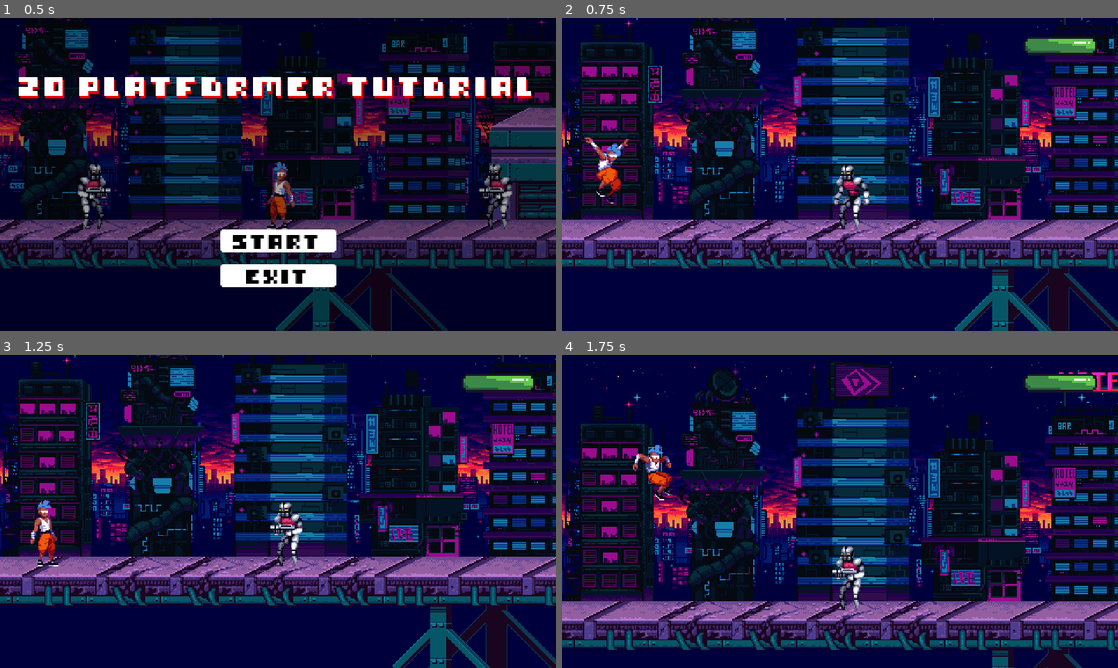
Above: before the commit, frames 1-4 (two rows, left to right).
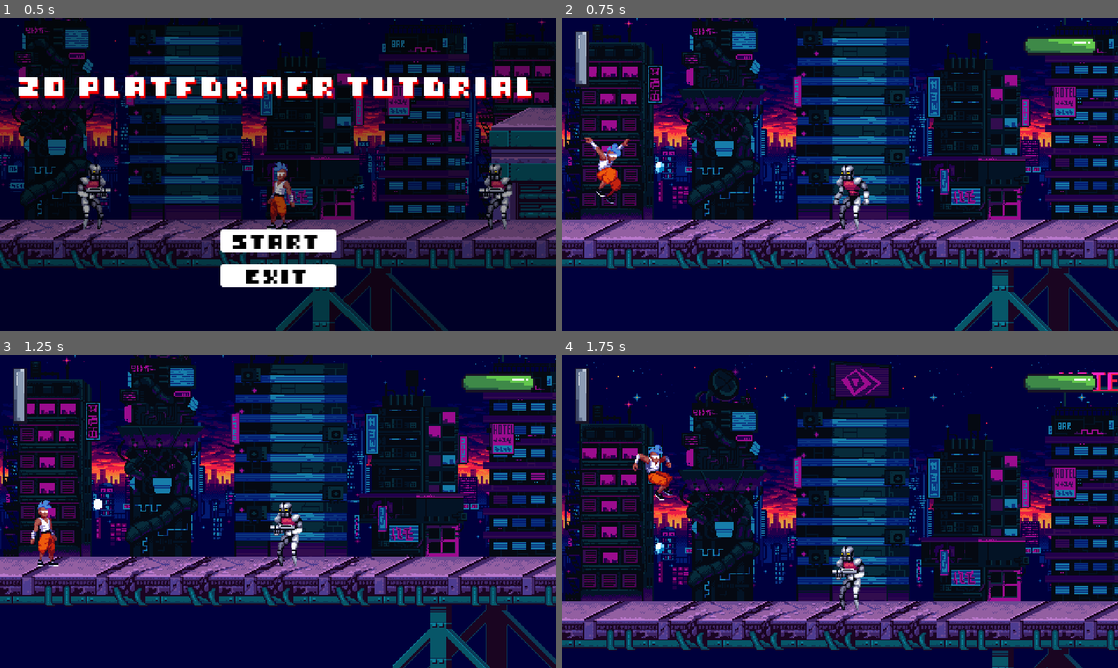
Above: after the commit, the same moments.

Repository: kahanscious/youtube-2d-platformer-series
Game: Godot game, scene res://scenes/ui/main_menu/main_menu.tscn
Same seed, same stepped clock (60 frames per second), same inputs: the game is played once before the commit and once after it. Sound files missing from this copy of the repository are replaced by a short silence.
Inputs (mouse positions are in pixels of both pictures, inside the frame that each line leads up to):
- Up to frame 1 (0.5 s): no input
- Up to frame 2 (0.75 s): click "START" at 0.5 s
- Up to frame 3 (1.25 s): no input
- Up to frame 4 (1.75 s): tap Enter at 1.25 s; move the mouse to (962, 495) at 1.27 s; hold D (right) from 1.28 s (still down); hold Space (jump) from 1.28 s (still down); click (962, 495) at 1.42 s

Frame 1 is identical in both runs. In frame 2, 0.4% of the frame differs, in the area x 2-19%, y 4-50%; in frame 3, 0.4%; in frame 4, 0.4%.

Commit message:
video 17

Diff:
--- /dev/null
+++ b/_globals/xp_manager.gd
@@ -0,0 +1,71 @@
+extends Node
+
+signal level_up(new_level: int)
+signal ability_unlocked(ability_name: Ability)
+
+enum Ability {
+	DOUBLE_JUMP,
+}
+
+const BASE_XP_FOR_LEVEL: int = 100
+const XP_MULTIPLIER: float = 1.5
+
+const ABILITY_LEVEL_REQUIREMENTS := {
+	Ability.DOUBLE_JUMP: 3,
+}
+
+var current_xp: int = 0
+var current_level: int = 1
+var total_xp: int = 0
+
+var unlocked_abilities: Dictionary = {
+	Ability.DOUBLE_JUMP: false,
+}
+
+
+func get_xp_for_level(level: int) -> int:
+	return int(BASE_XP_FOR_LEVEL * pow(XP_MULTIPLIER, level - 1))
+
+
+func get_xp_for_next_level() -> int:
+	return get_xp_for_level(current_level)
+
+
+func initialize(player: Player) -> void:
+	current_xp = 0
+	current_level = 1
+
+	for ability in Ability.values():
+		unlocked_abilities[ability] = false
+
+	player.xp_bar.max_value = get_xp_for_next_level()
+	player.xp_bar.value = 0
+
+
+func add_xp(amount: int, player: Player) -> void:
+	current_xp += amount
+
+	while current_xp >= get_xp_for_next_level():
+		current_xp -= get_xp_for_next_level()
+		current_level += 1
+		level_up.emit(current_level)
+		check_ability_unlocks(player)
+		player.xp_bar.max_value = get_xp_for_next_level()
+
+	player.xp_bar.value = current_xp
+
+
+func check_ability_unlocks(player: Player) -> void:
+	for ability in Ability.values():
+		if current_level >= ABILITY_LEVEL_REQUIREMENTS[ability] and not unlocked_abilities[ability]:
+			unlocked_abilities[ability] = true
+			apply_ability_to_player(player, ability)
+			ability_unlocked.emit(ability)
+
+
+func apply_ability_to_player(player: Player, ability: Ability) -> void:
+	match ability:
+		Ability.DOUBLE_JUMP:
+			player.has_double_jump = true
+			player.player_camera.configure_shake(Utils.ShakeType.BIG)
+			player.player_camera.add_trauma(0.4)
--- a/project.godot
+++ b/project.godot
@@ -23,6 +23,7 @@
 PauseMenu="*res://scenes/ui/pause_menu/pause_menu.tscn"
 SceneTransition="*res://scenes/levels/scene_transition.tscn"
 DeathMenu="*res://scenes/ui/death_menu/death_menu.tscn"
+XPManager="*res://_globals/xp_manager.gd"
 
 [display]
 
--- /dev/null
+++ b/scenes/collectibles/coin/coin.gd
@@ -0,0 +1,16 @@
+class_name Coin extends Collectible
+
+@onready var animation_player: AnimationPlayer = $AnimationPlayer
+@onready var audio: AudioStreamPlayer = $AudioStreamPlayer
+
+@export var xp_value: int = 10
+
+
+func collect(player: Player) -> void:
+	XPManager.add_xp(xp_value, player)
+	super.collect(player)
+	audio.play()
+
+	await audio.finished
+
+	queue_free()
--- /dev/null
+++ b/scenes/collectibles/coin/coin.tscn
@@ -0,0 +1,71 @@
+[gd_scene load_steps=8 format=3 uid="uid://ctjcvefaare83"]
+
+[ext_resource type="Texture2D" uid="uid://dsaltpxabpvf0" path="res://assets/collectibles/items.png" id="1_3d7vc"]
+[ext_resource type="Script" path="res://scenes/collectibles/coin/coin.gd" id="1_o6jao"]
+[ext_resource type="AudioStream" uid="uid://cdfaybbwe6pnj" path="res://assets/sfx/coin-collected.wav" id="3_g04mw"]
+
+[sub_resource type="RectangleShape2D" id="RectangleShape2D_q87ya"]
+size = Vector2(7, 9)
+
+[sub_resource type="Animation" id="Animation_7pc6g"]
+length = 0.001
+tracks/0/type = "value"
+tracks/0/imported = false
+tracks/0/enabled = true
+tracks/0/path = NodePath("Sprite2D:frame")
+tracks/0/interp = 1
+tracks/0/loop_wrap = true
+tracks/0/keys = {
+"times": PackedFloat32Array(0),
+"transitions": PackedFloat32Array(1),
+"update": 1,
+"values": [4]
+}
+
+[sub_resource type="Animation" id="Animation_0q5pj"]
+resource_name = "default"
+length = 0.6
+loop_mode = 1
+step = 0.15
+tracks/0/type = "value"
+tracks/0/imported = false
+tracks/0/enabled = true
+tracks/0/path = NodePath("Sprite2D:frame")
+tracks/0/interp = 1
+tracks/0/loop_wrap = true
+tracks/0/keys = {
+"times": PackedFloat32Array(0, 0.15, 0.3, 0.45),
+"transitions": PackedFloat32Array(1, 1, 1, 1),
+"update": 0,
+"values": [4, 5, 6, 7]
+}
+
+[sub_resource type="AnimationLibrary" id="AnimationLibrary_jbwqo"]
+_data = {
+"RESET": SubResource("Animation_7pc6g"),
+"default": SubResource("Animation_0q5pj")
+}
+
+[node name="Coin" type="Area2D"]
+script = ExtResource("1_o6jao")
+
+[node name="Sprite2D" type="Sprite2D" parent="."]
+position = Vector2(0, -5)
+scale = Vector2(1.32, 1.32)
+texture = ExtResource("1_3d7vc")
+hframes = 4
+vframes = 4
+frame = 4
+
+[node name="CollisionShape2D" type="CollisionShape2D" parent="."]
+position = Vector2(-0.5, -4.5)
+shape = SubResource("RectangleShape2D_q87ya")
+
+[node name="AnimationPlayer" type="AnimationPlayer" parent="."]
+libraries = {
+"": SubResource("AnimationLibrary_jbwqo")
+}
+autoplay = "default"
+
+[node name="AudioStreamPlayer" type="AudioStreamPlayer" parent="."]
+stream = ExtResource("3_g04mw")
--- /dev/null
+++ b/scenes/collectibles/collectible.gd
@@ -0,0 +1,22 @@
+class_name Collectible extends Area2D
+
+signal collected
+
+@onready var sprite: Sprite2D = $Sprite2D
+@onready var collision_shape: CollisionShape2D = $CollisionShape2D
+
+
+func _ready() -> void:
+	body_entered.connect(_on_body_entered)
+
+
+func _on_body_entered(body: Node2D) -> void:
+	if body is Player:
+		collect(body)
+
+
+func collect(_player: Player) -> void:
+	# we are going to set this further on each collectible we have
+	collected.emit()
+	collision_shape.set_deferred("disabled", true)
+	sprite.visible = false
--- /dev/null
+++ b/scenes/collectibles/collectible.tscn
@@ -0,0 +1,7 @@
+[gd_scene format=3 uid="uid://bhkbowja5b5q7"]
+
+[node name="Collectible" type="Area2D"]
+
+[node name="Sprite2D" type="Sprite2D" parent="."]
+
+[node name="CollisionShape2D" type="CollisionShape2D" parent="."]
--- a/scenes/enemies/enemy_bullet.gd
+++ b/scenes/enemies/enemy_bullet.gd
@@ -5,7 +5,7 @@
 	bullet_speed = 300.0
 
 
-func _physics_process(delta: float) -> void:
+func _physics_process(_delta: float) -> void:
 	var distance = abs(global_position.x - PlayerManager.player.global_position.x)
 	if distance > 500:
 		_destroy()
--- a/scenes/enemies/robocop/robocop.gd
+++ b/scenes/enemies/robocop/robocop.gd
@@ -8,6 +8,8 @@
 @onready var damaged_audio: AudioStreamPlayer = $Audio/DamagedAudio
 @onready var death_audio: AudioStreamPlayer = $Audio/DeathAudio
 @onready var death_state: EnemyDeathState = $EnemyStateMachine/DeathState
+
+@export var xp_reward: float = 60.0
 
 @export_category("Physics")
 @export var speed: float = 50.0
@@ -25,7 +27,7 @@
 	direction = -1.0
 
 
-func _process(delta: float) -> void:
+func _process(_delta: float) -> void:
 	set_direction()
 
 
--- a/scenes/enemies/robocop/robocop.tscn
+++ b/scenes/enemies/robocop/robocop.tscn
@@ -8,7 +8,7 @@
 [ext_resource type="PackedScene" uid="uid://dcdp0x7c1re2j" path="res://scenes/components/detection/detection_component.tscn" id="5_rsikd"]
 [ext_resource type="Script" path="res://scenes/enemies/state/enemy_state_machine.gd" id="6_7gmi4"]
 [ext_resource type="Script" path="res://scenes/enemies/state/idle_state.gd" id="7_huf1b"]
-[ext_resource type="Script" path="res://scenes/enemies/death_state.gd" id="8_b1wec"]
+[ext_resource type="Script" path="res://scenes/enemies/state/death_state.gd" id="8_b1wec"]
 [ext_resource type="Script" path="res://scenes/enemies/state/run_state.gd" id="8_t1bp6"]
 [ext_resource type="AudioStream" uid="uid://07rv5emgneau" path="res://assets/sfx/cop-damaged.wav" id="9_vbj86"]
 [ext_resource type="Texture2D" uid="uid://csabwm2byj1sj" path="res://assets/fx/enemy-explosion.png" id="11_sdyed"]
--- a/scenes/enemies/death_state.gd
+++ b/scenes/enemies/state/death_state.gd
@@ -7,5 +7,9 @@
 	enemy.death_audio.play()
 	enemy.animation_player.play("death")
 
+	var xp_reward = enemy.get("xp_reward")
+	if xp_reward:
+		XPManager.add_xp(xp_reward, PlayerManager.player)
+
 	await enemy.animation_player.animation_finished
 	enemy.queue_free()
--- a/scenes/enemies/turret/turret.gd
+++ b/scenes/enemies/turret/turret.gd
@@ -14,7 +14,7 @@
 	direction = 1.0
 
 
-func _process(delta: float) -> void:
+func _process(_delta: float) -> void:
 	set_direction()
 
 
--- a/scenes/levels/levels/test_scene.tscn
+++ b/scenes/levels/levels/test_scene.tscn
@@ -9,6 +9,7 @@
 [ext_resource type="PackedScene" uid="uid://214jyboj247s" path="res://scenes/levels/death_boundary.tscn" id="8_h3g4j"]
 [ext_resource type="PackedScene" uid="uid://c4wgn32h7cceu" path="res://scenes/enemies/robocop/robocop.tscn" id="8_mraoh"]
 [ext_resource type="PackedScene" uid="uid://c1rgbgr7vb8xc" path="res://scenes/enemies/turret/turret.tscn" id="9_uombq"]
+[ext_resource type="PackedScene" uid="uid://ctjcvefaare83" path="res://scenes/collectibles/coin/coin.tscn" id="10_p2cc7"]
 
 [sub_resource type="WorldBoundaryShape2D" id="WorldBoundaryShape2D_1ptqv"]
 normal = Vector2(1, 0)
@@ -69,3 +70,6 @@
 
 [node name="Turret" parent="." instance=ExtResource("9_uombq")]
 position = Vector2(548, 228)
+
+[node name="Coin" parent="." instance=ExtResource("10_p2cc7")]
+position = Vector2(82, 183)
--- a/scenes/player/player.gd
+++ b/scenes/player/player.gd
@@ -14,6 +14,7 @@
 @onready var player_camera: PlayerCamera = $PlayerCamera
 @onready var health_bar: TextureProgressBar = $HealthCanvasLayer/HealthBar
 @onready var bullets: Node = $Bullets
+@onready var xp_bar: TextureProgressBar = $XPCanvasLayer/XPBar
 
 @export_category("Physics")
 @export var gravity: float = 980.0
@@ -24,6 +25,10 @@
 
 @export_category("Attack")
 @export var max_bullets: int = 3
+
+@export_category("Abilities")
+@export var has_double_jump: bool = false
+@export var can_double_jump: bool = false
 
 @export_category("Health")
 @export var max_health: int = 5
@@ -43,6 +48,8 @@
 	health_bar.value = current_health
 	health_bar.max_value = max_health
 
+	XPManager.initialize(self)
+
 
 func _process(_delta: float) -> void:
 	direction = Input.get_axis("left", "right")
@@ -54,6 +61,8 @@
 func _physics_process(delta: float) -> void:
 	if not is_on_floor():
 		velocity.y += gravity * delta
+	else:
+		can_double_jump = has_double_jump
 
 	move_and_slide()
 
--- a/scenes/player/player.tscn
+++ b/scenes/player/player.tscn
@@ -19,6 +19,9 @@
 [ext_resource type="Texture2D" uid="uid://dpqrx07v1ar3u" path="res://assets/ui/health_bar/under.png" id="17_fwu0u"]
 [ext_resource type="Texture2D" uid="uid://dsfcx2ul2iqst" path="res://assets/ui/health_bar/over.png" id="18_rc62r"]
 [ext_resource type="Texture2D" uid="uid://bmx6ye1at85qf" path="res://assets/ui/health_bar/progress.png" id="19_my5ri"]
+[ext_resource type="Texture2D" uid="uid://otbaeovry4bv" path="res://assets/ui/xp_bar/under.png" id="20_hbdig"]
+[ext_resource type="Texture2D" uid="uid://d32o74yjy4eb7" path="res://assets/ui/xp_bar/over.png" id="21_q2xpg"]
+[ext_resource type="Texture2D" uid="uid://3fcab70xndu" path="res://assets/ui/xp_bar/progress.png" id="22_24gfn"]
 
 [sub_resource type="RectangleShape2D" id="RectangleShape2D_l37s7"]
 size = Vector2(11, 15)
@@ -287,4 +290,21 @@
 texture_over = ExtResource("18_rc62r")
 texture_progress = ExtResource("19_my5ri")
 
+[node name="XPCanvasLayer" type="CanvasLayer" parent="."]
+scale = Vector2(2, 2)
+transform = Transform2D(2, 0, 0, 2, 0, 0)
+
+[node name="XPBar" type="TextureProgressBar" parent="XPCanvasLayer"]
+offset_left = 5.5
+offset_top = 29.5
+offset_right = 37.5
+offset_bottom = 37.5
+rotation = -1.5708
+scale = Vector2(0.75, 0.75)
+value = 50.0
+rounded = true
+texture_under = ExtResource("20_hbdig")
+texture_over = ExtResource("21_q2xpg")
+texture_progress = ExtResource("22_24gfn")
+
 [node name="Bullets" type="Node" parent="."]
--- a/scenes/player/state/fall_state.gd
+++ b/scenes/player/state/fall_state.gd
@@ -3,9 +3,9 @@
 @onready var idle_state: IdleState = $"../IdleState"
 @onready var run_state: RunState = $"../RunState"
 @onready var knockback_state: KnockbackState = $"../KnockbackState"
+@onready var jump_state: JumpState = $"../JumpState"
 
 
-# what happens when we enter the state
 func enter() -> void:
 	player.animation_player.play("fall")
 
@@ -14,12 +14,10 @@
 	pass
 
 
-# called every frame during _process
 func process(_delta: float) -> State:
 	return null
 
 
-# called every physics frame during _physics_process
 func physics(_delta: float) -> State:
 	if player.direction:
 		player.velocity.x = lerp(
@@ -40,6 +38,9 @@
 	return null
 
 
-# called when input events occur
-func unhandled_input(_event: InputEvent) -> State:
+func unhandled_input(event: InputEvent) -> State:
+	if event.is_action_pressed("jump"):
+		if player.has_double_jump and player.can_double_jump and not player.is_on_floor():
+			player.can_double_jump = false
+			return jump_state
 	return null
--- a/scenes/player/state/idle_state.gd
+++ b/scenes/player/state/idle_state.gd
@@ -8,24 +8,22 @@
 @onready var knockback_state: KnockbackState = $"../KnockbackState"
 
 
-# what happens when we enter the state
 func enter() -> void:
 	player.velocity.x = 0
 	player.animation_player.play("idle")
+	player.can_double_jump = true
 
 
 func exit() -> void:
 	pass
 
 
-# called every frame during _process
 func process(_delta: float) -> State:
 	if player.direction != 0:
 		return run_state
 	return null
 
 
-# called every physics frame during _physics_process
 func physics(_delta: float) -> State:
 	if not player.is_on_floor():
 		return fall_state
@@ -35,7 +33,6 @@
 	return null
 
 
-# called when input events occur
 func unhandled_input(event: InputEvent) -> State:
 	if event.is_action_pressed("jump") and player.is_on_floor():
 		return jump_state
--- a/scenes/player/state/jump_state.gd
+++ b/scenes/player/state/jump_state.gd
@@ -4,23 +4,23 @@
 @onready var knockback_state: KnockbackState = $"../KnockbackState"
 
 
-# what happens when we enter the state
 func enter() -> void:
 	player.jump_audio.play()
 	player.velocity.y = player.jump_force
 	player.animation_player.play("jump")
+
+	if player.is_on_floor():
+		get_tree().create_timer(0.2).timeout.connect(func(): player.can_double_jump = true)
 
 
 func exit() -> void:
 	pass
 
 
-# called every frame during _process
 func process(_delta: float) -> State:
 	return null
 
 
-# called every physics frame during _physics_process
 func physics(_delta: float) -> State:
 	if player.direction:
 		player.velocity.x = lerp(
@@ -38,6 +38,11 @@
 	return null
 
 
-# called when input events occur
-func unhandled_input(_event: InputEvent) -> State:
+func unhandled_input(event: InputEvent) -> State:
+	if event.is_action_pressed("jump"):
+		if player.has_double_jump and player.can_double_jump and not player.is_on_floor():
+			player.can_double_jump = false
+			player.velocity.y = player.jump_force
+			player.jump_audio.play()
+			return self
 	return null
--- a/scenes/player/state/run_state.gd
+++ b/scenes/player/state/run_state.gd
@@ -8,23 +8,21 @@
 @onready var knockback_state: KnockbackState = $"../KnockbackState"
 
 
-# what happens when we enter the state
 func enter() -> void:
 	player.animation_player.play("run")
+	player.can_double_jump = true
 
 
 func exit() -> void:
 	pass
 
 
-# called every frame during _process
 func process(_delta: float) -> State:
 	if player.direction == 0:
 		return idle_state
 	return null
 
 
-# called every physics frame during _physics_process
 func physics(_delta: float) -> State:
 	player.velocity.x = player.direction * player.speed
 
@@ -37,7 +35,6 @@
 	return null
 
 
-# called when input events occur
 func unhandled_input(event: InputEvent) -> State:
 	if event.is_action_pressed("jump") and player.is_on_floor():
 		return jump_state
--- a/scenes/ui/pause_menu/pause_menu.gd
+++ b/scenes/ui/pause_menu/pause_menu.gd
@@ -4,7 +4,7 @@
 const MAIN_MENU_FILEPATH: String = "res://scenes/ui/main_menu/main_menu.tscn"
 
 
-func _process(delta: float) -> void:
+func _process(_delta: float) -> void:
 	if (
 		Input.is_action_just_pressed("pause")
 		and get_tree().current_scene.scene_file_path != MAIN_MENU_FILEPATH
Not shown: 1 places in scenes/levels/levels/test_scene.tscn that only renumber resources
Not shown: 1 places in scenes/player/player.tscn that only renumber resources
Not shown, added: assets/sfx/coin-collected.wav
